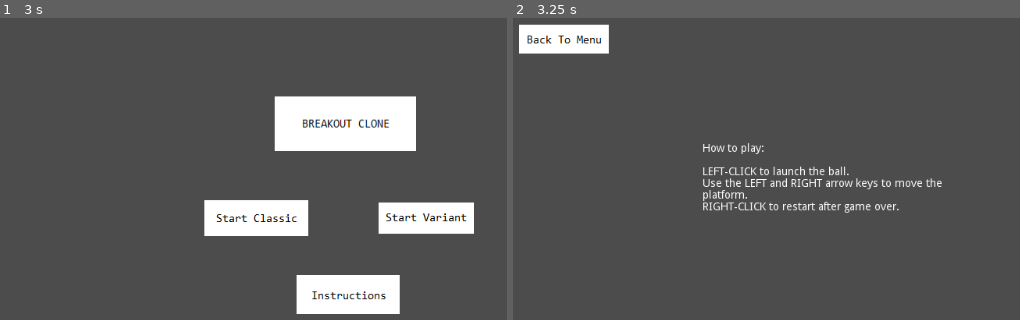
Above: before the commit, frames 1-2 (left to right).
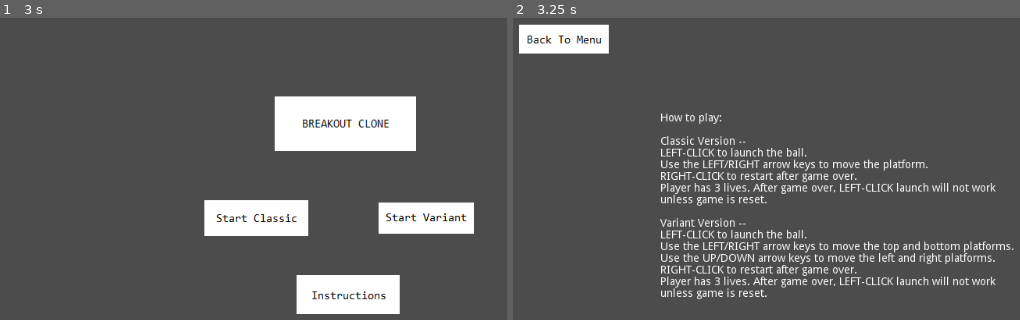
Above: after the commit, the same moments.

Repository: apgadon/CS4700Breakout
Game: Godot game, scene res://scenes/menu.tscn
The game is run twice, just before and just after one commit, with the same random seed, the same clock (stepped at 60 frames per second) and the same inputs.
Inputs (mouse positions are in pixels of both pictures, inside the frame that each line leads up to):
- Up to frame 1 (3 s): tap Enter at 0.5, 2 s; move the mouse to (outside the picture) at 0.52 s; hold Right (move_right) 0.53-1.28 s; click (outside the picture) at 0.67 s; tap Space at 1.25, 2.75 s; move the mouse to (182, 238) at 1.27 s; hold Down (move_down) 1.28-2.03 s; move the mouse to (425, 111) at 2.02 s; hold Right (move_right) 2.03-2.78 s; move the mouse to (304, 307) at 2.77 s; hold Up (move_up) from 2.78 s (still down); click (304, 307) at 2.92 s
- Up to frame 2 (3.25 s): keep holding Up (move_up)

Frame 1 is identical in both runs. In frame 2, 8.3% of the frame differs, in the area x 28-99%, y 31-94%.

Commit message:
revises instructions to include controls for variant

Diff:
--- a/project.godot
+++ b/project.godot
@@ -15,7 +15,7 @@
 
 [application]
 
-config/name="Breakout Clone"
+config/name="Breakout and Variant Github"
 run/main_scene="res://scenes/menu.tscn"
 
 [input]
--- a/scenes/instruction-screen.tscn
+++ b/scenes/instruction-screen.tscn
@@ -33,13 +33,22 @@
 anchor_top = 0.5
 anchor_right = 0.481
 anchor_bottom = 0.5
-margin_left = -179.544
-margin_top = -92.0
-margin_right = 179.456
-margin_bottom = 106.0
+margin_left = -233.544
+margin_top = -131.0
+margin_right = 229.456
+margin_bottom = 151.0
 text = "How to play:
 
+Classic Version --
 LEFT-CLICK to launch the ball.
-Use the LEFT and RIGHT arrow keys to move the platform.
-RIGHT-CLICK to restart after game over."
+Use the LEFT/RIGHT arrow keys to move the platform.
+RIGHT-CLICK to restart after game over.
+Player has 3 lives. After game over, LEFT-CLICK launch will not work unless game is reset.
+
+Variant Version --
+LEFT-CLICK to launch the ball.
+Use the LEFT/RIGHT arrow keys to move the top and bottom platforms.
+Use the UP/DOWN arrow keys to move the left and right platforms.
+RIGHT-CLICK to restart after game over.
+Player has 3 lives. After game over, LEFT-CLICK launch will not work unless game is reset."
 [connection signal="pressed" from="BackButton" to="BackButton" method="_on_BackButton_pressed"]
